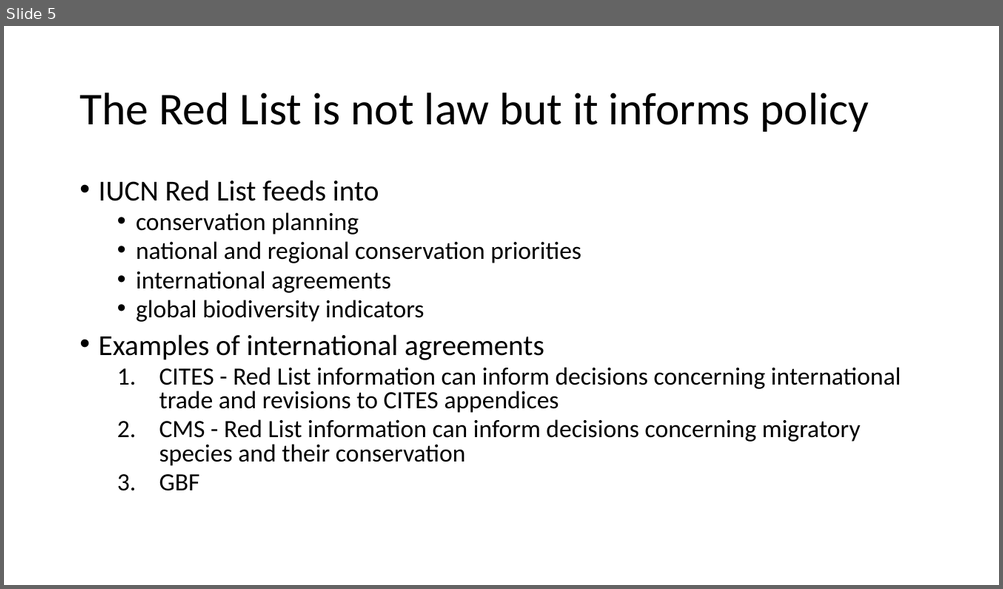
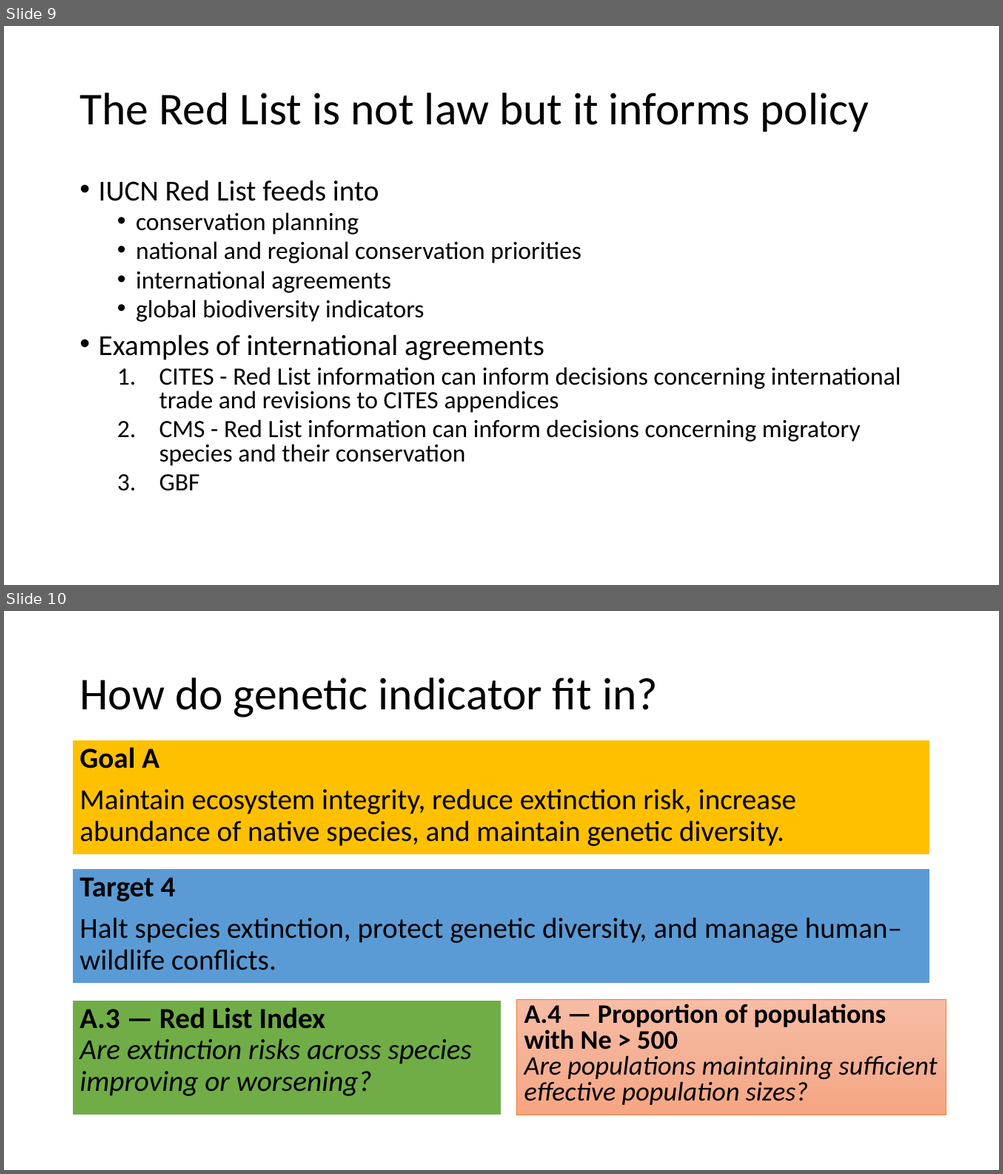
Before and after one commit to ecnrobertson/ecnrobertson.github.io, a slide deck: teaching/ECOL592-007-Species_Listing/resources/IUCN_GBF_intro.pptx. Shown one above the other, each under a label of ours: slide 5 before the commit, slides 9 and 10 after it. The pictures are 1003x589 and 1003x1174 pixels, drawn with LibreOffice and Linux fonts; fonts in the diff are those of the drawing. Boxes give left, top, right and bottom in pixels: in the first picture for what was removed or moved away, otherwise in the second. Text is boxed around its words. In the diff, an @@ line names an element or a change of style, - is before the commit and + after.

```diff
--- a/teaching/ECOL592-007-Species_Listing/resources/IUCN_GBF_intro.pptx
+++ b/teaching/ECOL592-007-Species_Listing/resources/IUCN_GBF_intro.pptx
@@ slide 10 added at (x1=4, y1=611, x2=999, y2=1170), background #FFFFFF @@
@@ title added at (x1=79, y1=678, x2=657, y2=718), 44 pt, text #000000 @@
+How do genetic indicator fit in?
@@ text added at (x1=73, y1=739, x2=930, y2=855), fill #FFC000, outline #FFFFFF 1.5 pt, 28 pt, text #000000 @@
+Goal A
+Maintain ecosystem integrity, reduce extinction risk, increase abundance of native species, and maintain genetic diversity.
@@ rectangle added at (x1=73, y1=869, x2=930, y2=984), fill #5B9BD5, outline #FFFFFF 1.5 pt, 28 pt, text #000000 @@
+Target 4
+Halt species extinction, protect genetic diversity, and manage human–wildlife conflicts.
@@ rectangle added at (x1=73, y1=1000, x2=502, y2=1116), fill #70AD47, outline #FFFFFF 1.5 pt, 28 pt, text #000000, italic @@
+A.3 — Red List Index
+Are extinction risks across species improving or worsening?
@@ rectangle added at (x1=517, y1=999, x2=945, y2=1116), fill gradient #F7BDA5 to #F5B196 to #F8A582, outline #ED7D31 0.5 pt, 25.9 pt, text #000000, italic @@
+A.4 — Proportion of populations with Ne > 500
+Are populations maintaining sufficient effective population sizes?
@@ what was slide 5 is now slide 9 @@
```
Also in this commit, not shown: 1 slide changed, 7 other slides added, 1 slide removed.
